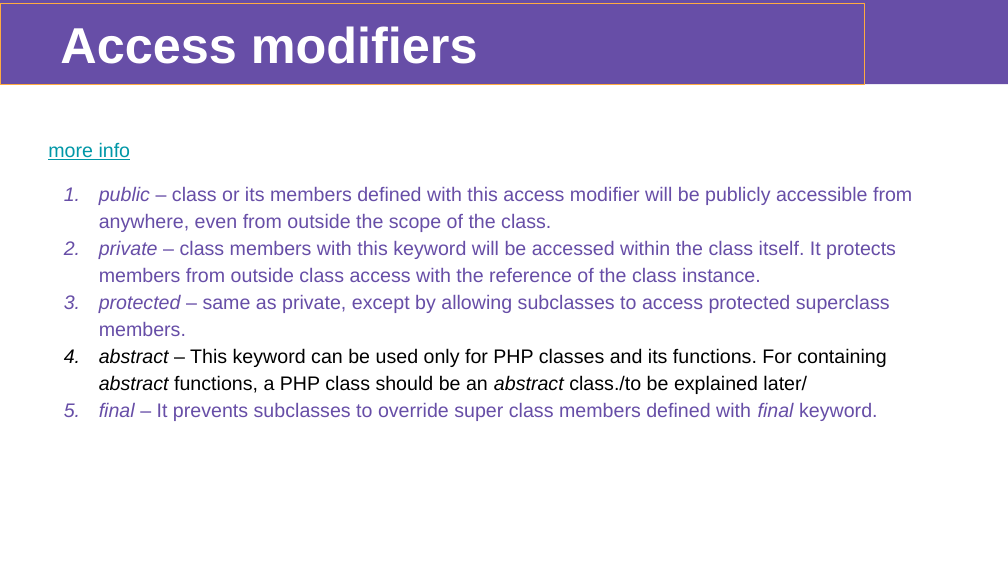
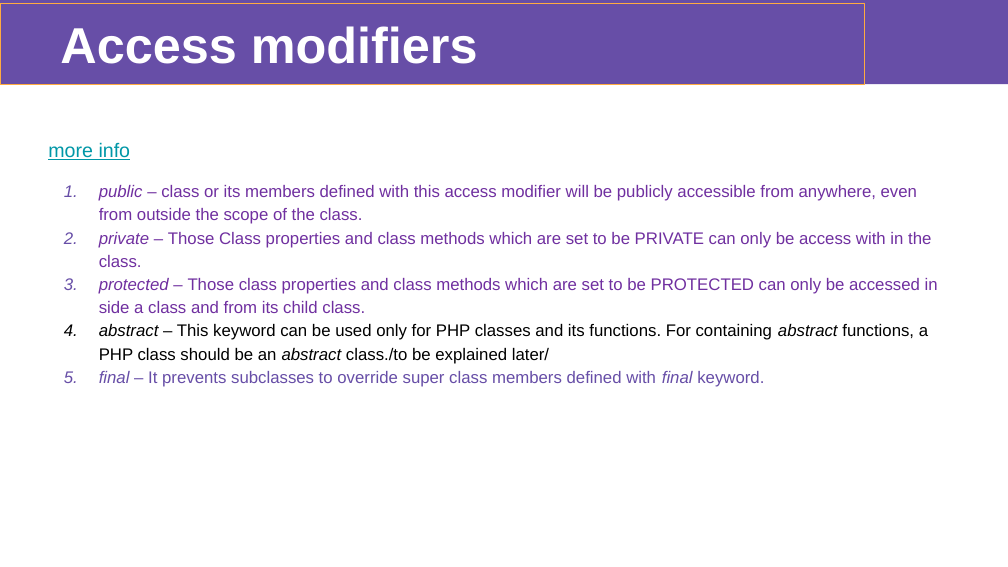
Before and after one commit to VratsaSoftware/php18, a slide deck: slide 21 of 04_PHP_OOP_and_MVC/02_oop_INHERITANCE/Slides/OOP_inheritance.pptx. Drawn at 1008x567 pixels with LibreOffice and Linux fonts; fonts in the diff are those of the drawing. Boxes give left, top, right and bottom in pixels: in the first picture for what was removed or moved away, otherwise in the second. Text is boxed around its words. In the diff, an @@ line names an element or a change of style, - is before the commit and + after.

```diff
--- a/04_PHP_OOP_and_MVC/02_oop_INHERITANCE/Slides/OOP_inheritance.pptx
+++ b/04_PHP_OOP_and_MVC/02_oop_INHERITANCE/Slides/OOP_inheritance.pptx
@@ text at (99, 185, 928, 387): size 14 to 12 pt in "public – class or its members defined ...", "abstract – This keyword can be used ...", "final – It prevents subclasses to override ..."; text colour #674EA7 to #7030A0 in "public – class or its members defined ..." @@
@@ text at (99, 232, 938, 313): text changed; size 14 to 12 pt; text colour #674EA7 to #7030A0 @@
-2. private – class members with this keyword will be accessed within the class itself. It protects members from outside class access with the reference of the class instance.
-3. protected – same as private, except by allowing subclasses to access protected superclass members.
+2. private – Those Class properties and class methods which are set to be PRIVATE can only be access with in the class.
+3. protected – Those class properties and class methods which are set to be PROTECTED can only be accessed in side a class and from its child class.
```
Also in this commit, not shown: 4 other files.
